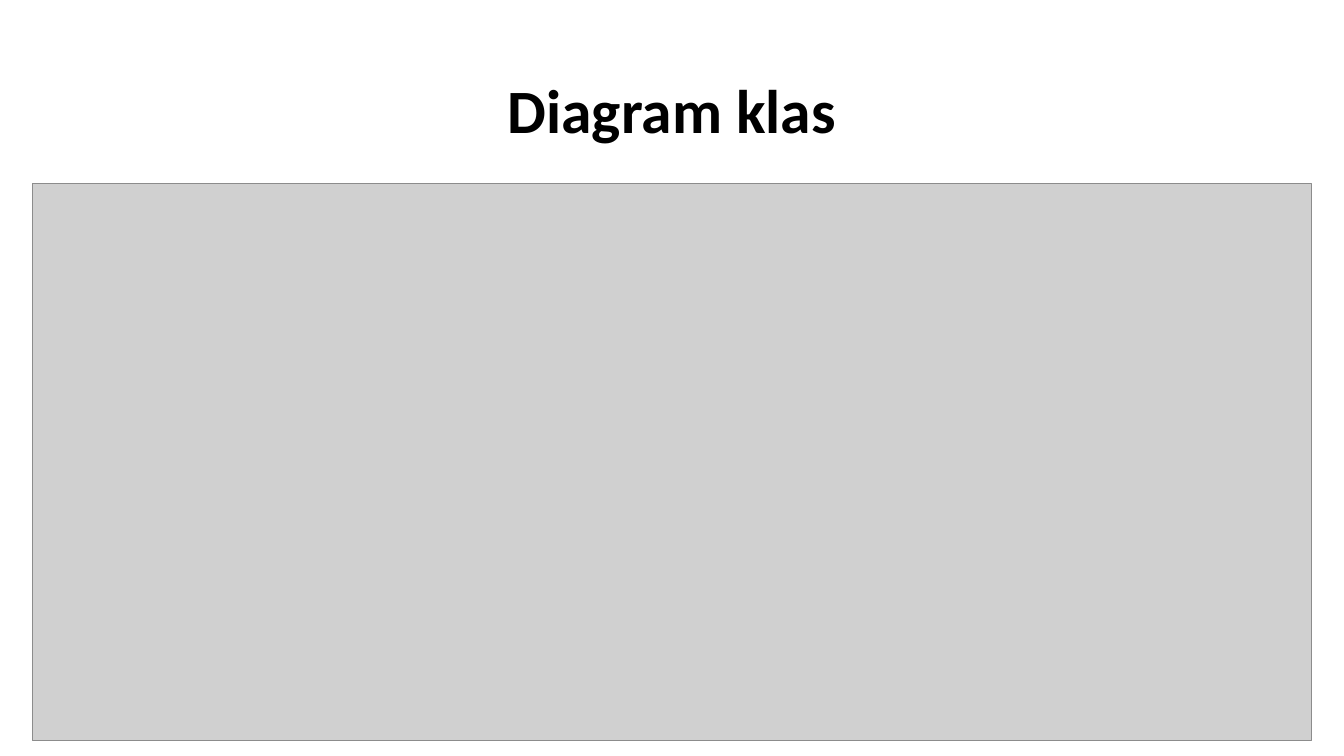
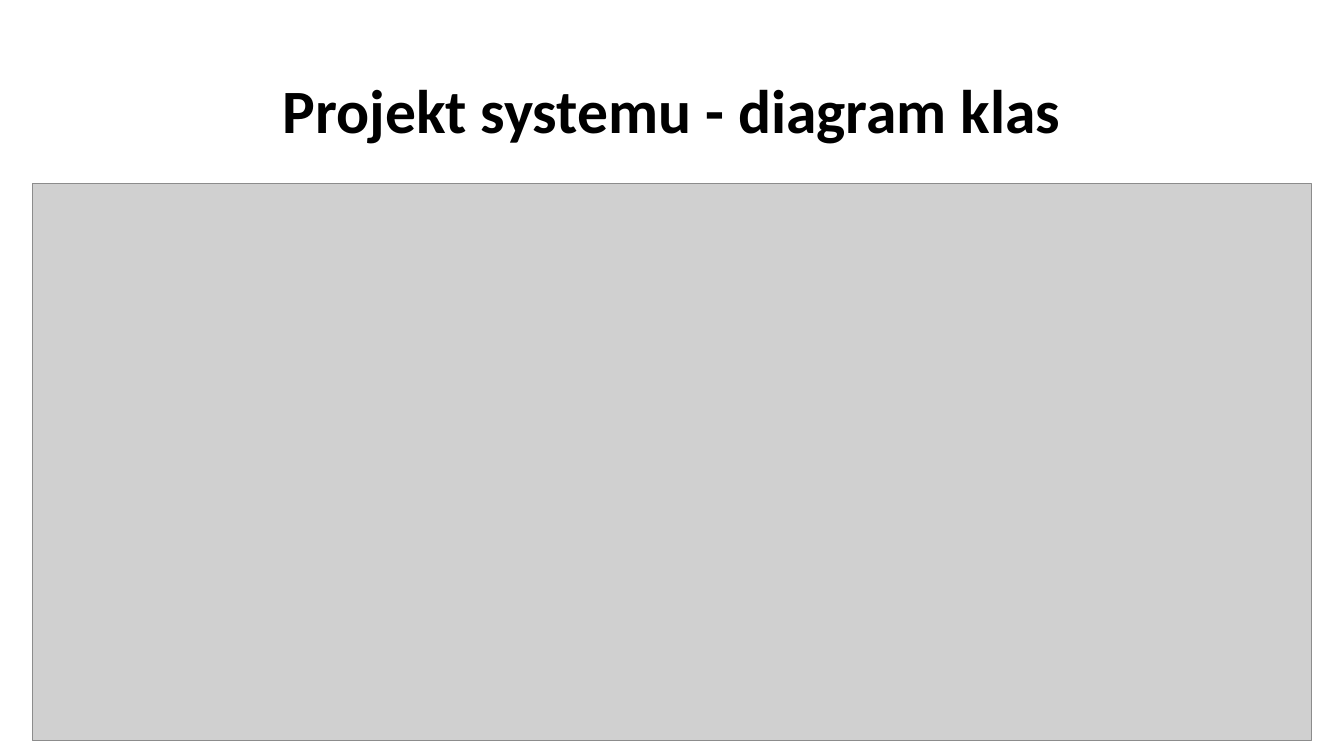
Before and after one commit to karoljaskolka/CinemaDesktopApp, a slide deck: slide 4 of Documentation/Cinema.pptx (slide 5 before the commit). Drawn at 1344x756 pixels with LibreOffice and Linux fonts; fonts in the diff are those of the drawing; grey boxes stand for pictures; background and template pictures are left out. Boxes give left, top, right and bottom in pixels: in the first picture for what was removed or moved away, otherwise in the second. Text is boxed around its words. In the diff, an @@ line names an element or a change of style, - is before the commit and + after.

```diff
--- a/Documentation/Cinema.pptx
+++ b/Documentation/Cinema.pptx
@@ title at box(282, 89, 1061, 144): text changed @@
-Diagram klas
+Projekt systemu - diagram klas
```
Also in this commit, not shown: 4 other slides changed, 3 slides added, 2 slides removed, 3 other files.
